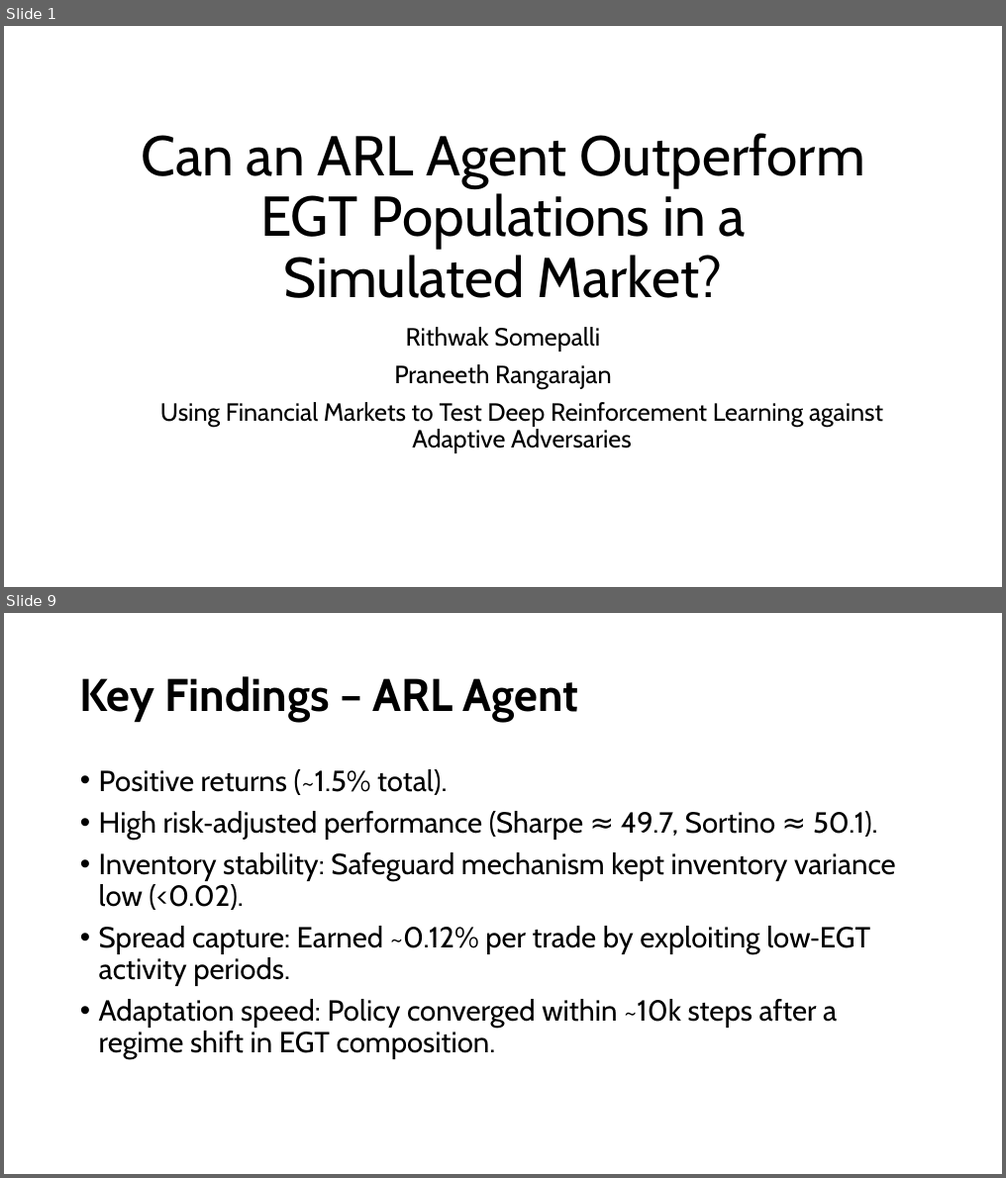
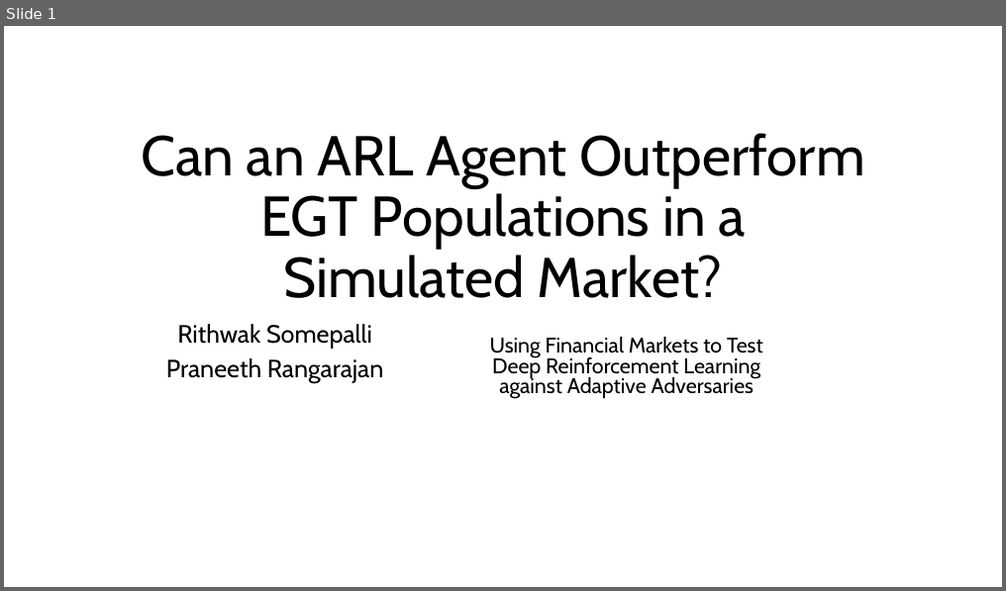
Before and after one commit to Srithwak/Coevolutionary_ARL_vs_EGT_agents_research, a slide deck: presentation.pptx. Shown one above the other, each under a label of ours: slides 1 and 9 before the commit, slide 1 after it; the slides between them are not shown. The pictures are 1006x1178 and 1006x591 pixels, drawn with LibreOffice and Linux fonts; fonts in the diff are those of the drawing. Boxes give left, top, right and bottom in pixels: in the first picture for what was removed or moved away, otherwise in the second. Text is boxed around its words. In the diff, an @@ line names an element or a change of style, - is before the commit and + after.

Commit message:
Pushing initial formatted ppt

```diff
--- a/presentation.pptx
+++ b/presentation.pptx
@@ slide 9 removed at (4, 613, 1002, 1174), background #FFFFFF @@
@@ title removed at (80, 676, 578, 722) @@
-Key Findings – ARL Agent
@@ text removed at (99, 769, 896, 1059) @@
-• Positive returns (~1.5% total).
-• High risk‑adjusted performance (Sharpe ≈ 49.7, Sortino ≈ 50.1).
-• Inventory stability: Safeguard mechanism kept inventory variance low (<0.02).
-• Spread capture: Earned ~0.12% per trade by exploiting low‑EGT activity periods.
-• Adaptation speed: Policy converged within ~10k steps after a regime shift in EGT composition.
@@ slide 1 changed as well @@
@@ subtitle "Rithwak Somepalli" at (166, 324, 383, 383): line spacing 0.9 to 0.8 @@
@@ text "Using Financial Markets to Test ...": place and size @@
-text "Using Financial Markets to Test ..." at (160, 402, 883, 454)
+text "Using Financial Markets to Test ..." at (490, 337, 763, 399)
@@ text "Using Financial Markets to Test ..." at (490, 337, 763, 399): size 24 to 20.4 pt; line spacing 0.9 to 0.8 @@
```
Also in this commit, not shown: 5 other slides changed, 10 slides added, 8 other slides removed.
